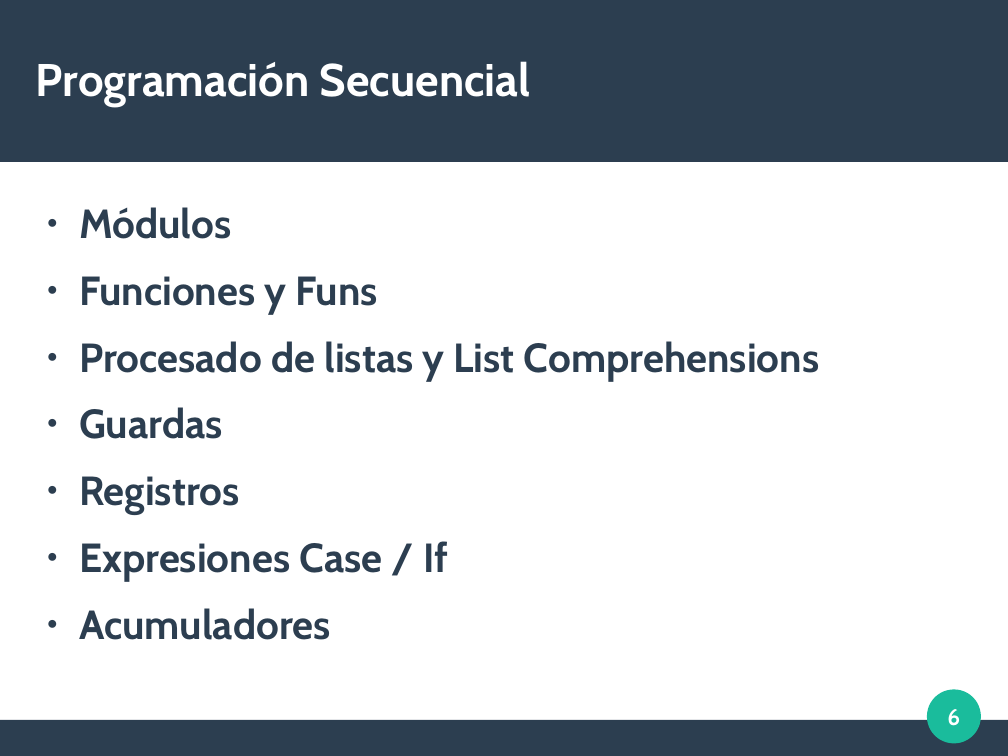
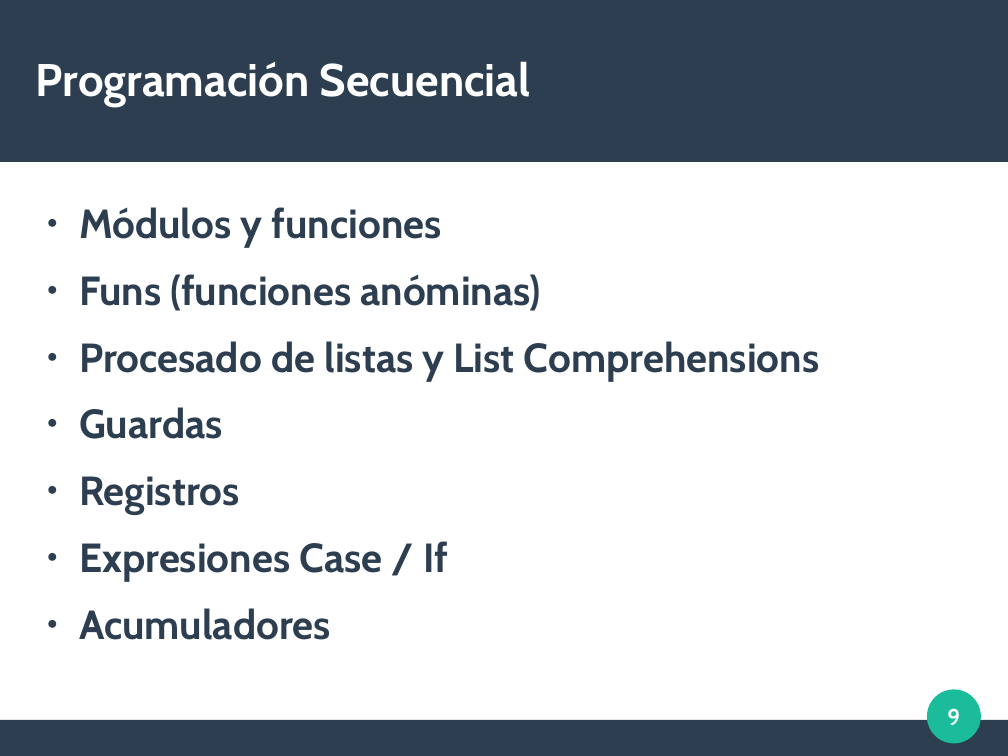
Before and after one commit to duqueGZ/erlang_101, a slide deck: slide 9 of doc/slides_erlang_101.odp (slide 6 before the commit). Drawn at 1008x756 pixels with LibreOffice and Linux fonts; fonts in the diff are those of the drawing. Boxes give left, top, right and bottom in pixels: in the first picture for what was removed or moved away, otherwise in the second. Text is boxed around its words. In the diff, an @@ line names an element or a change of style, - is before the commit and + after.

```diff
--- a/doc/slides_erlang_101.odp
+++ b/doc/slides_erlang_101.odp
@@ text at (x1=79, y1=207, x2=541, y2=311): text changed @@
-● Módulos
-● Funciones y Funs
+● Módulos y funciones
+● Funs (funciones anóminas)
@@ page number at (x1=947, y1=708, x2=960, y2=725): text changed @@
-6
+9
```
Also in this commit, not shown: 2 other slides changed, 11 slides added, 6 other files.
